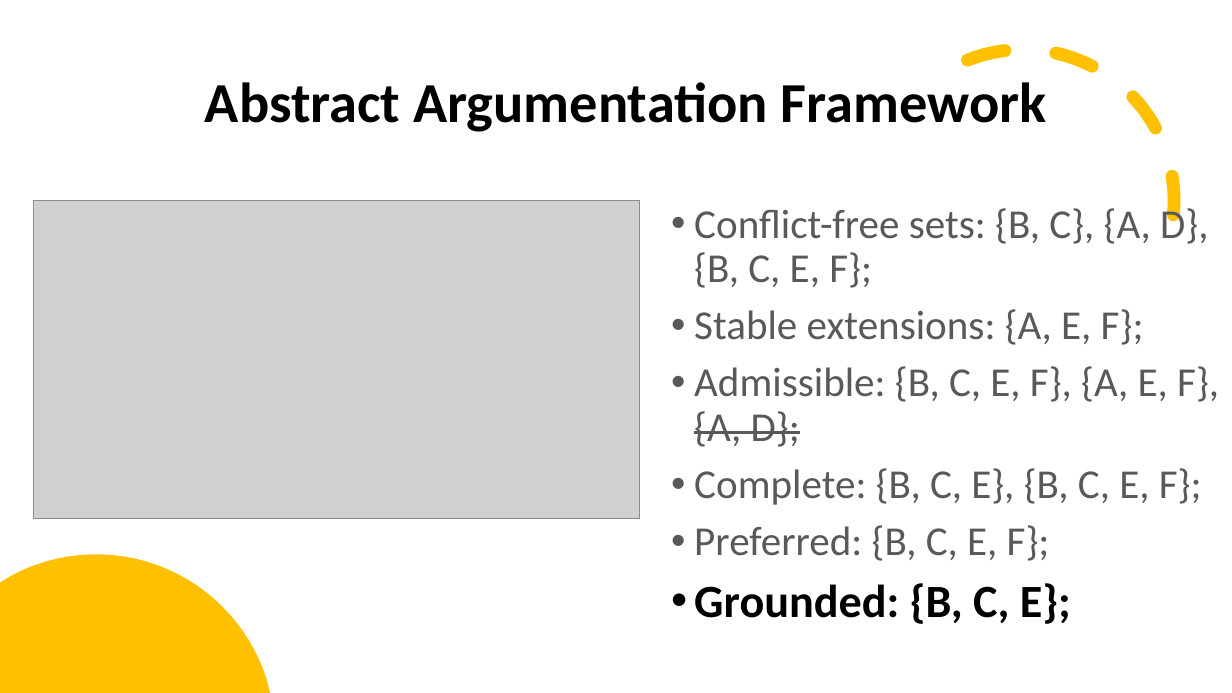
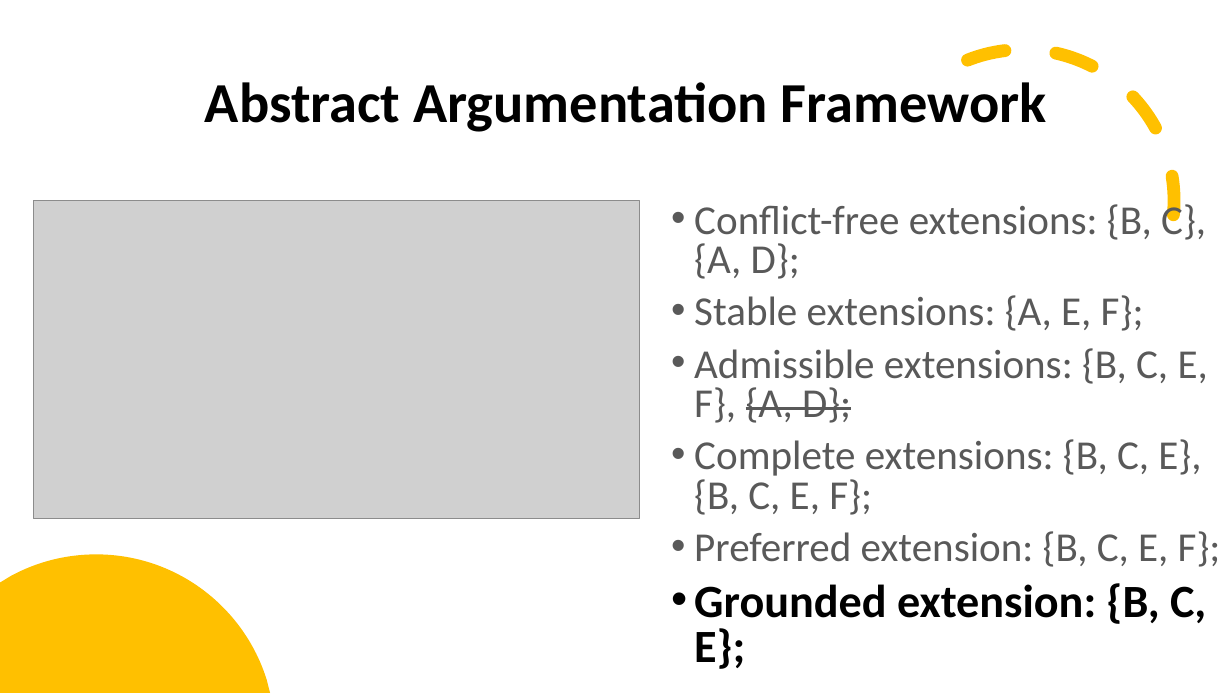
Before and after one commit to stefandr99/ConstrainedArgumentationFramework, a slide deck: slide 12 of Argumentation framework.pptx (slide 14 before the commit). Drawn at 1232x693 pixels with LibreOffice and Linux fonts; fonts in the diff are those of the drawing; grey boxes stand for pictures. Boxes give left, top, right and bottom in pixels: in the first picture for what was removed or moved away, otherwise in the second. Text is boxed around its words. In the diff, an @@ line names an element or a change of style, - is before the commit and + after.

Commit message:
Updated presentation

```diff
--- a/Argumentation framework.pptx
+++ b/Argumentation framework.pptx
@@ text at (694, 200, 1206, 279): text changed @@
-• Conflict-free sets: {B, C}, {A, D}, {B, C, E, F};
+• Conflict-free extensions: {B, C}, {A, D};
@@ text at (694, 295, 1144, 331): line spacing 0.9 to 0.8 @@
@@ text at (694, 348, 1221, 669): text changed @@
-• Admissible: {B, C, E, F}, {A, E, F}, {A, D};
-• Complete: {B, C, E}, {B, C, E, F};
-• Preferred: {B, C, E, F};
-• Grounded: {B, C, E};
+• Admissible extensions: {B, C, E, F}, {A, D};
+• Complete extensions: {B, C, E}, {B, C, E, F};
+• Preferred extension: {B, C, E, F};
+• Grounded extension: {B, C, E};
```
Also in this commit, not shown: 13 other slides changed, 4 slides added, 4 slides removed.
